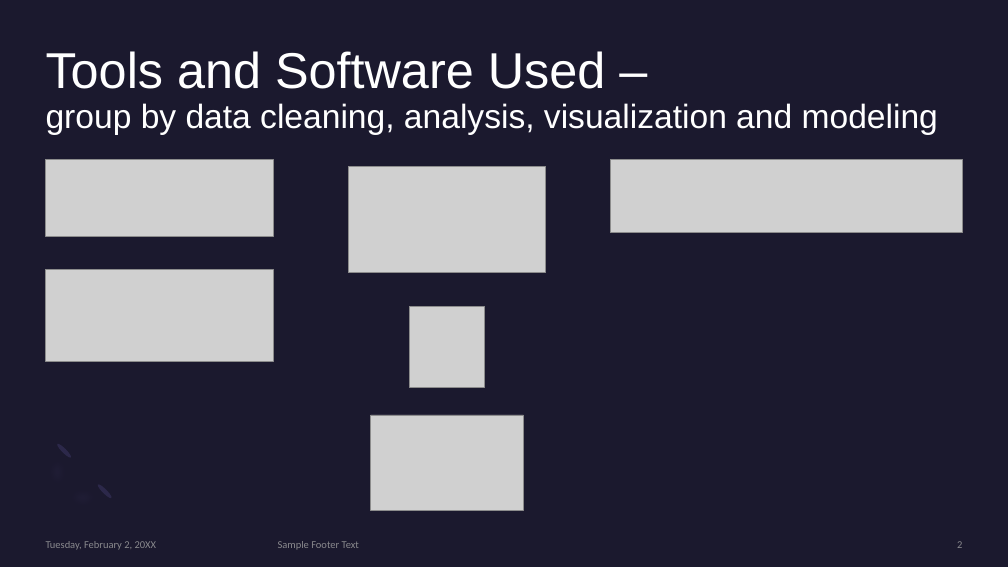
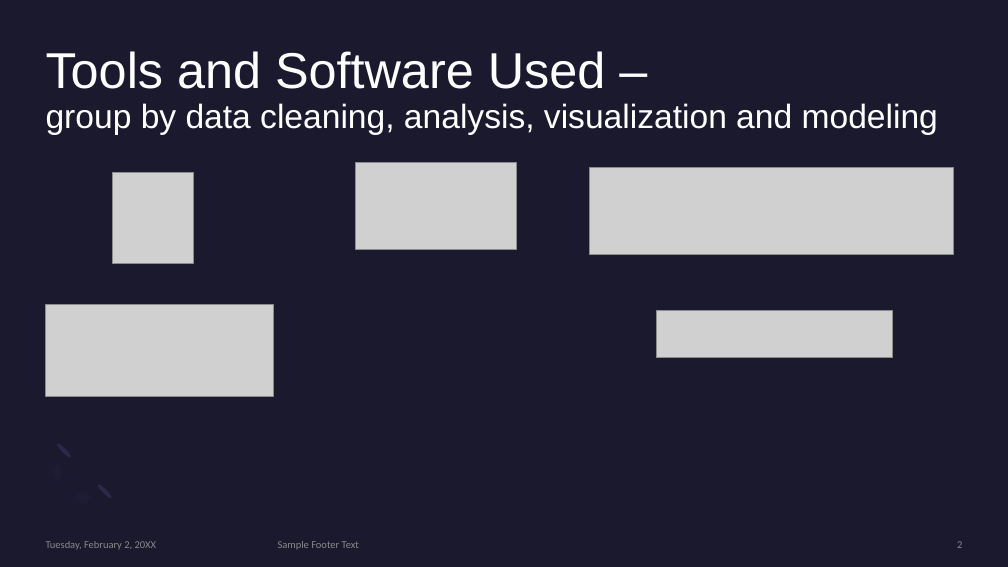
Before and after one commit to CMccormick0003/Data_Science_Salary_Trends, a slide deck: slide 2 of Presentation/draft_presentation_salaries_2023.pptx. Drawn at 1008x567 pixels with LibreOffice and Linux fonts; fonts in the diff are those of the drawing; grey boxes stand for pictures. Boxes give left, top, right and bottom in pixels: in the first picture for what was removed or moved away, otherwise in the second. Text is boxed around its words. In the diff, an @@ line names an element or a change of style, - is before the commit and + after.

```diff
--- a/Presentation/draft_presentation_salaries_2023.pptx
+++ b/Presentation/draft_presentation_salaries_2023.pptx
@@ picture removed at box(45, 160, 273, 237) @@
@@ picture added at box(113, 172, 194, 263) @@
@@ picture: place and size @@
-picture at box(349, 166, 546, 272)
+picture at box(356, 163, 516, 249)
@@ picture: place and size @@
-picture at box(610, 160, 963, 233)
+picture at box(590, 168, 954, 255)
@@ picture: place and size @@
-picture at box(45, 269, 273, 361)
+picture at box(45, 304, 273, 396)
@@ picture removed at box(410, 306, 485, 387) @@
@@ picture added at box(656, 311, 892, 358) @@
@@ picture removed at box(371, 415, 523, 510) @@
```
